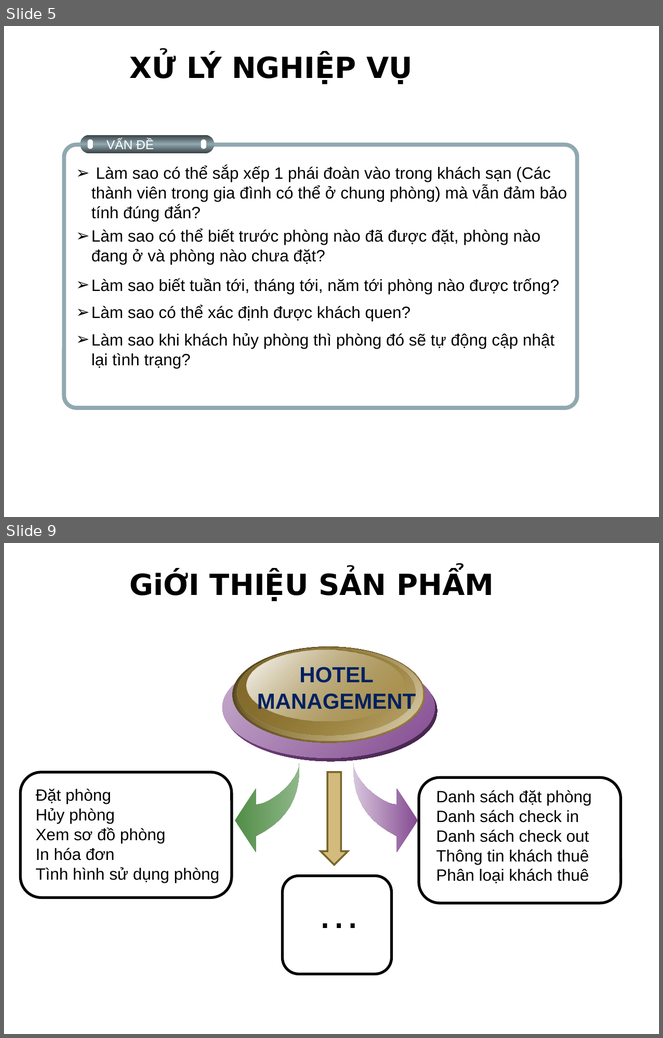
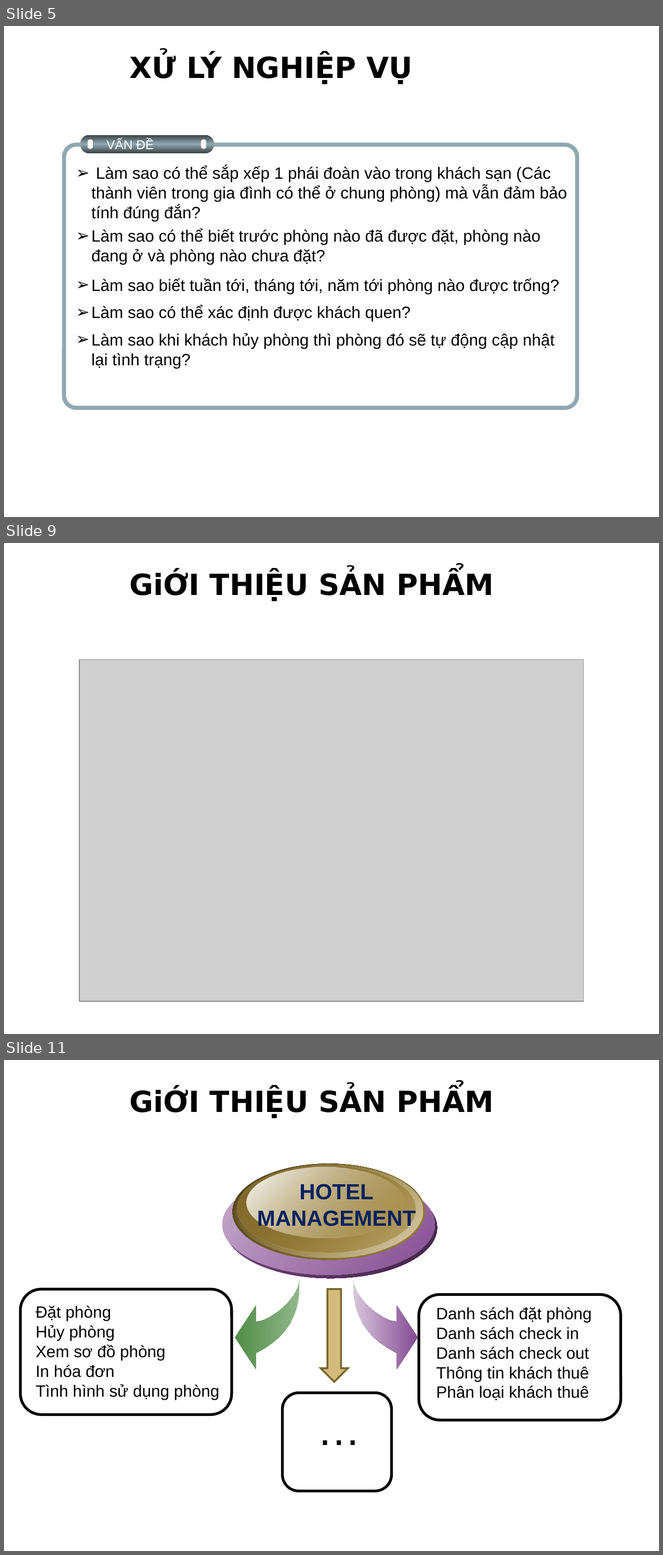
Before and after one commit to Alex7Huynh/group2quanlykhachsan, a slide deck: documents/Hotel Management v1.0_G18.ppt. Shown one above the other, each under a label of ours: slides 5 and 9 before the commit, slides 5, 9 and 11 after it; the slides between them are not shown. The pictures are 663x1038 and 663x1555 pixels, drawn with LibreOffice and Linux fonts; fonts in the diff are those of the drawing; grey boxes stand for pictures; background and template pictures are left out. Boxes give left, top, right and bottom in pixels: in the first picture for what was removed or moved away, otherwise in the second. Text is boxed around its words. In the diff, an @@ line names an element or a change of style, - is before the commit and + after.

```diff
--- a/documents/Hotel Management v1.0_G18.ppt
+++ b/documents/Hotel Management v1.0_G18.ppt
@@ slide 9 added at (x1=4, y1=543, x2=659, y2=1034), background picture (left out) @@
@@ title added at (x1=130, y1=572, x2=494, y2=601), 32 pt, text #000000, bold @@
+GiỚI THIỆU SẢN PHẨM
@@ picture added at (x1=79, y1=659, x2=584, y2=1002) @@
@@ what was slide 9 is now slide 11 @@
```
Also in this commit, not shown: 3 slides changed, 1 other slide added.
